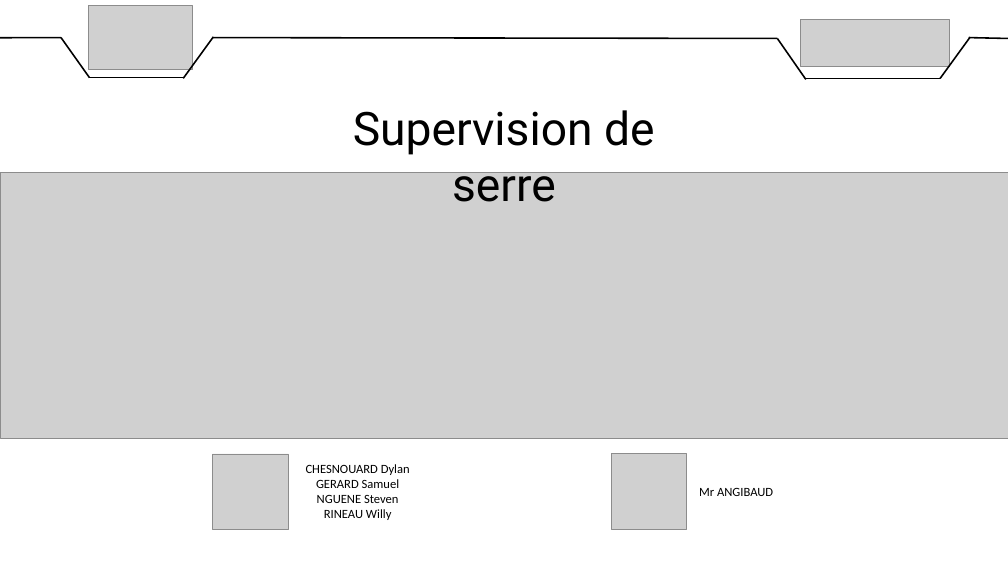
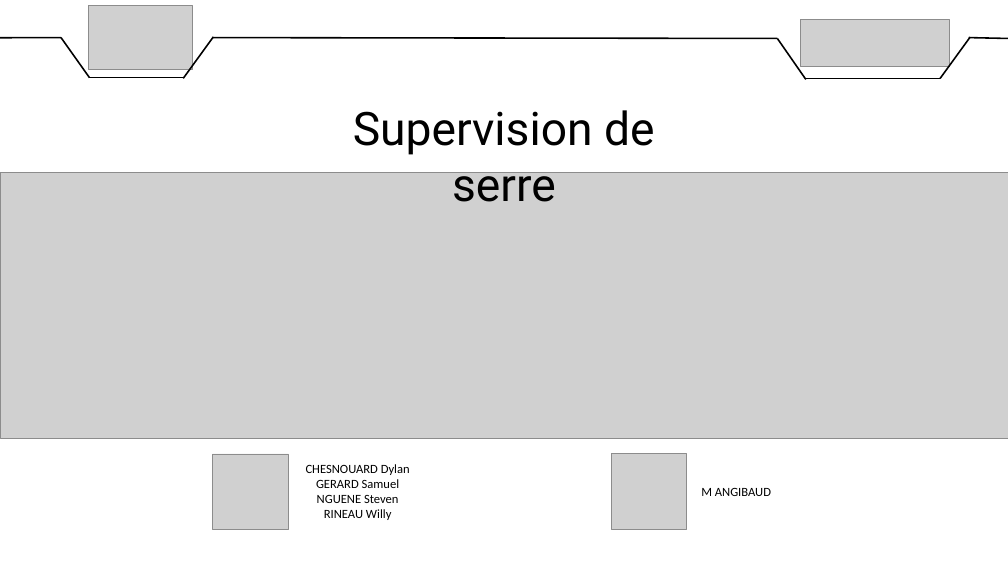
Before and after one commit to DylanChe/SupervisionSerre, a slide deck: slide 1 of oral_projet/diaporama_revue_1_samuel.pptx. Drawn at 1008x567 pixels with LibreOffice and Linux fonts; fonts in the diff are those of the drawing; grey boxes stand for pictures. Boxes give left, top, right and bottom in pixels: in the first picture for what was removed or moved away, otherwise in the second. Text is boxed around its words. In the diff, an @@ line names an element or a change of style, - is before the commit and + after.

```diff
--- a/oral_projet/diaporama_revue_1_samuel.pptx
+++ b/oral_projet/diaporama_revue_1_samuel.pptx
@@ text at (701, 488, 771, 496): text changed @@
-Mr ANGIBAUD
+M ANGIBAUD
```
Also in this commit, not shown: 3 other slides changed, 2 slides added, 1 other file.
